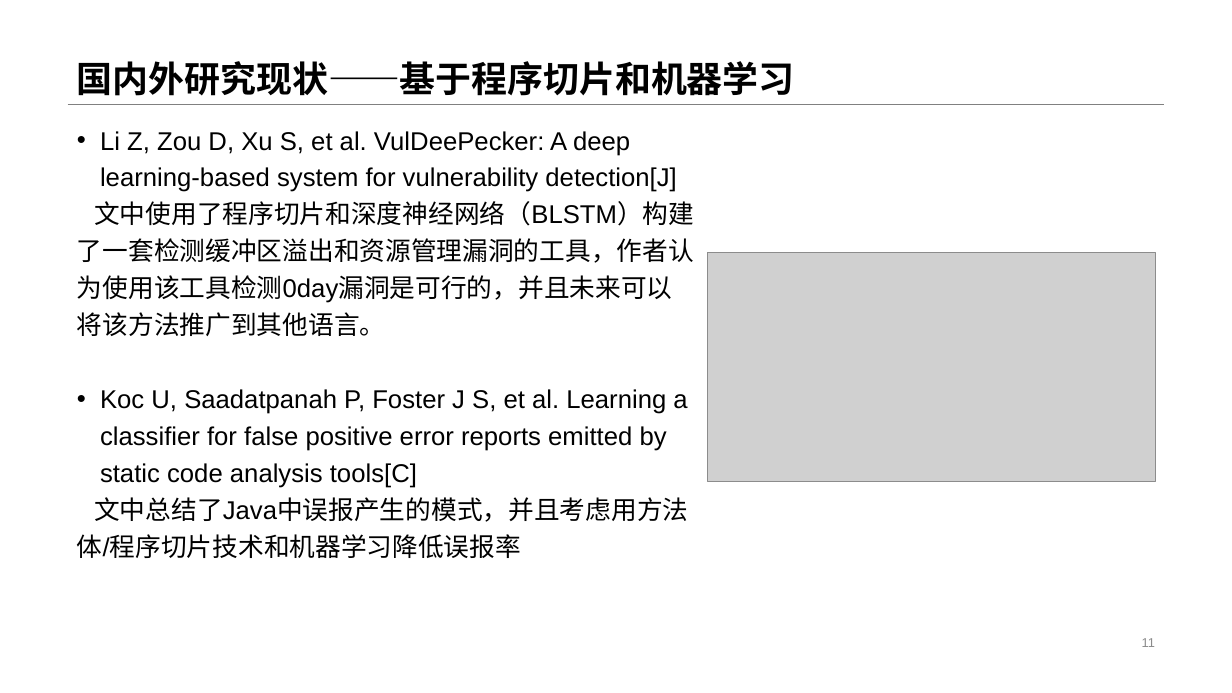
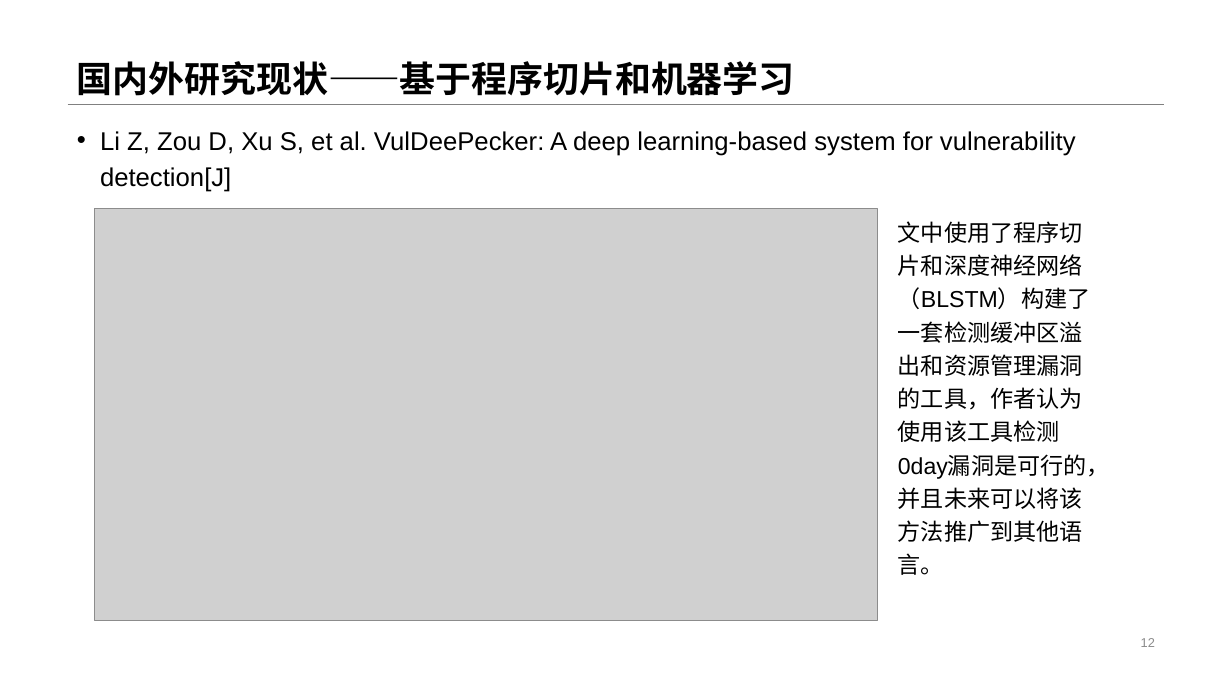
Before and after one commit to Anemone95/MLDetectVuln, a slide deck: slide 12 of 开题/基于深度学习的漏洞扫描系统.pptx (slide 11 before the commit). Drawn at 1232x693 pixels with LibreOffice and Linux fonts; fonts in the diff are those of the drawing; grey boxes stand for pictures. Boxes give left, top, right and bottom in pixels: in the first picture for what was removed or moved away, otherwise in the second. Text is boxed around its words. In the diff, an @@ line names an element or a change of style, - is before the commit and + after.

```diff
--- a/开题/基于深度学习的漏洞扫描系统.pptx
+++ b/开题/基于深度学习的漏洞扫描系统.pptx
@@ text at bbox=[77, 201, 694, 558]: paragraphs removed @@
-文中使用了程序切片和深度神经网络（BLSTM）构建了一套检测缓冲区溢出和资源管理漏洞的工具，作者认为使用该工具检测0day漏洞是可行的，并且未来可以将该方法推广到其他语言。
-• Koc U, Saadatpanah P, Foster J S, et al. Learning a classifier for false positive error reports emitted by static code analysis tools[C]
-文中总结了Java中误报产生的模式，并且考虑用方法体/程序切片技术和机器学习降低误报率
@@ picture added at bbox=[95, 208, 878, 620] @@
@@ text added at bbox=[898, 221, 1110, 575], 18 pt, text #000000 @@
+文中使用了程序切片和深度神经网络（BLSTM）构建了一套检测缓冲区溢出和资源管理漏洞的工具，作者认为使用该工具检测0day漏洞是可行的，并且未来可以将该方法推广到其他语言。
@@ picture removed at bbox=[708, 252, 1155, 482] @@
@@ page number at bbox=[1141, 638, 1155, 647]: text changed @@
-11
+12
```
Also in this commit, not shown: 6 other slides changed, 2 slides added, 1 slide removed, 12 other files.
